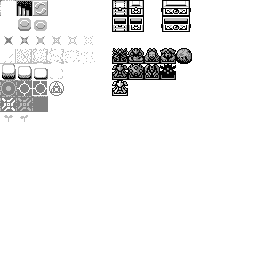
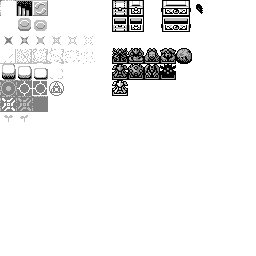
Layers edited between the first and the second w=256, h=256 image:
painted on "Spritesheet" over [196, 4, 203, 14]
